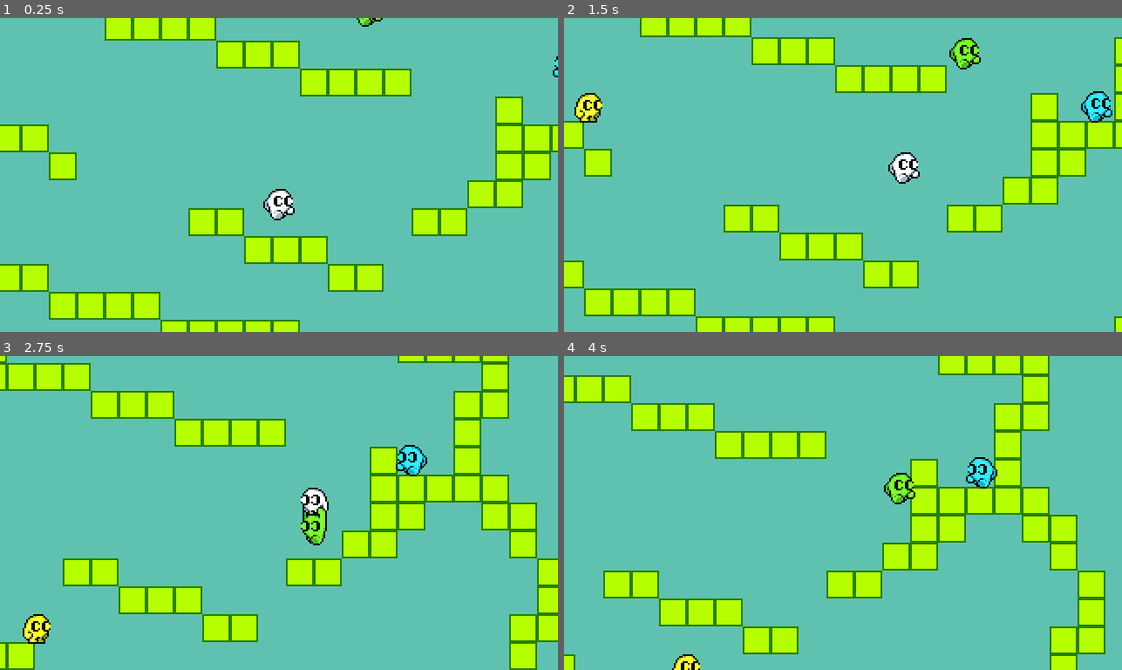
Above: before the commit, frames 1-4 (two rows, left to right).
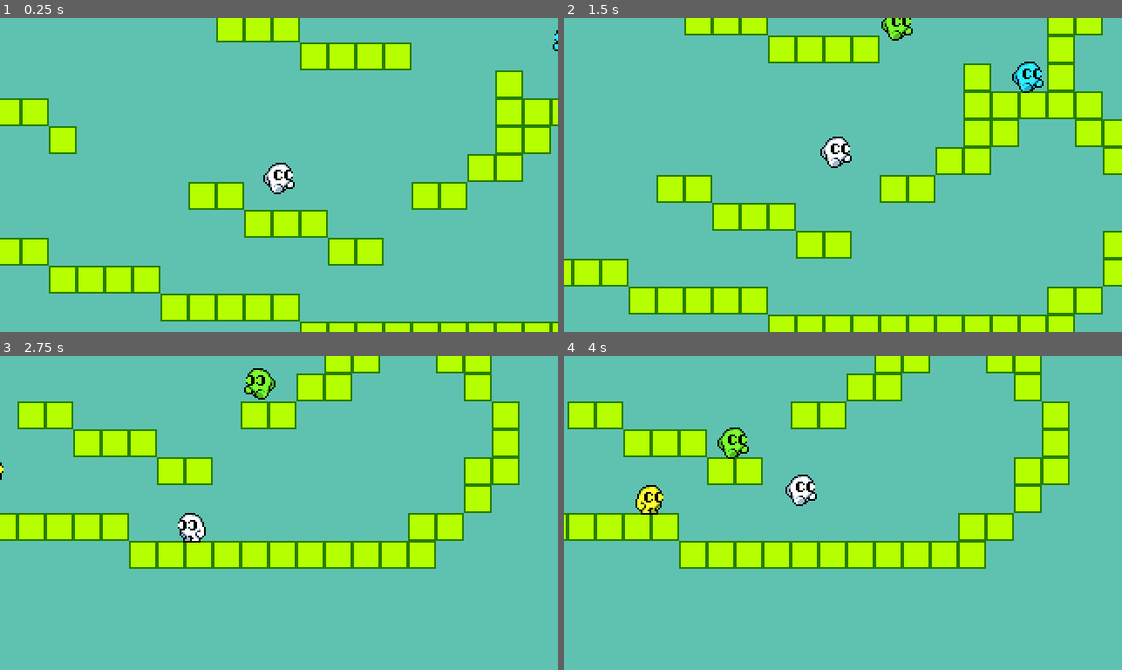
Above: after the commit, the same moments.

Repository: lpjoh/Stacklings
Game: Godot game, scene res://assets/objects/game.tscn
Same seed, same stepped clock (60 frames per second), same inputs: the game is played once before the commit and once after it.
Inputs:
- Up to frame 1 (0.25 s): no input
- Up to frame 2 (1.5 s): tap Enter (show_menu) at 0.5 s; hold D (move_right) from 0.53 s (still down); tap Space (jump) at 0.6, 0.77, 1.07 s; tap Shift (throw) at 1.35 s
- Up to frame 3 (2.75 s): tap Space (jump) at 1.52, 1.55, 1.82, 2.1 s; release D (move_right) at 2.03 s; hold A (move_left) from 2.03 s (still down)
- Up to frame 4 (4 s): release A (move_left) at 2.78 s; hold D (move_right) from 2.78 s (still down); tap Shift (throw) at 2.85 s; tap Space (jump) at 3.02, 3.05, 3.32, 3.6, 3.77 s

The runs differ from the first frame. In frame 1, 30% of the frame differs, in the area x 0-100%, y 0-100%; in frame 2, 30%; in frame 3, 34%; in frame 4, 33%.

Commit message:
Fancy camera

Diff:
--- a/assets/objects/game.tscn
+++ b/assets/objects/game.tscn
@@ -1,8 +1,9 @@
-[gd_scene load_steps=6 format=3 uid="uid://dl85e3gippjw4"]
+[gd_scene load_steps=7 format=3 uid="uid://dl85e3gippjw4"]
 
 [ext_resource type="PackedScene" uid="uid://cedvmajx2qnq2" path="res://assets/objects/player/player.tscn" id="1"]
 [ext_resource type="Texture2D" uid="uid://bklw30j6qlq3g" path="res://assets/textures/test_tile.png" id="2"]
 [ext_resource type="PackedScene" uid="uid://cyyy3um6325sj" path="res://assets/objects/stackling/basic_stackling.tscn" id="3_y06wp"]
+[ext_resource type="Script" path="res://assets/objects/player/Camera2D.gd" id="4_qers4"]
 
 [sub_resource type="TileSetAtlasSource" id="TileSetAtlasSource_14d0w"]
 texture = ExtResource("2")
@@ -90,3 +91,7 @@
 
 [node name="Player" parent="." instance=ExtResource("1")]
 position = Vector2(516, 220)
+
+[node name="Camera2D" type="Camera2D" parent="." node_paths=PackedStringArray("player")]
+script = ExtResource("4_qers4")
+player = NodePath("../Player")
--- /dev/null
+++ b/assets/objects/player/Camera2D.gd
@@ -0,0 +1,45 @@
+extends Camera2D
+
+const drag_x_limit = 24
+const offset_x_limit = 48
+const floor_y_offset = 16
+const fall_limit = 48
+
+@export var player : Node2D
+
+var vertical_tween : Tween
+
+func _ready():
+	global_position = player.global_position
+
+func _physics_process(delta):
+	#print(player.global_position * get_viewport().get_camera_2d().transform)
+
+	var player_x = player.global_position.x
+	var left_edge = player_x - drag_x_limit
+	var right_edge = player_x + drag_x_limit
+
+	var clamped_x = clamp(global_position.x, left_edge, right_edge)
+
+	if global_position.x != clamped_x:
+		offset.x = clamp(
+		offset.x + (clamped_x - global_position.x),
+		-offset_x_limit,
+		offset_x_limit)
+
+	global_position.x = clamped_x
+
+	if player.is_on_floor() and not player.prev_on_floor:
+		if vertical_tween != null:
+			vertical_tween.kill()
+
+		vertical_tween = create_tween()
+		vertical_tween.tween_property(
+			self,
+			"global_position:y",
+			player.global_position.y - floor_y_offset,
+			0.5).set_trans(Tween.TRANS_QUAD).set_ease(Tween.EASE_OUT)
+
+	global_position.y = max(global_position.y, player.position.y - fall_limit)
+
+	Engine.max_fps = 60
--- a/assets/objects/player/player.gd
+++ b/assets/objects/player/player.gd
@@ -3,13 +3,13 @@
 
 const gravity = 300.0
 const jump_speed = 175.0
-const jump_midstop = 0.65
+const jump_midstop = 0.5
 
 const walk_accel = 200.0
 const max_walk_speed = 65.0
 
 const ground_friction_strength = 4.0
-const air_friction_strength = 0.5
+const air_friction_strength = 0.0
 
 const basic_stackling_file = preload("res://assets/objects/stackling/basic_stackling.tscn")
 
@@ -137,6 +137,7 @@
 		velocity.x += walk_sign * walk_accel * delta
 		velocity.x = clamp(velocity.x, -max_walk_speed, max_walk_speed)
 
+	prev_on_floor = is_on_floor()
 	move_and_slide()
 
 	if Input.is_action_just_pressed("throw"):
@@ -149,7 +150,6 @@
 			bottom_stackling.set_holding(false)
 
 	animate_sprites()
-	prev_on_floor = is_on_floor()
 
 	if Input.is_action_just_pressed("show_menu"):
 		get_tree().reload_current_scene()
--- a/assets/objects/player/player.tscn
+++ b/assets/objects/player/player.tscn
@@ -32,13 +32,6 @@
 shape = SubResource("2")
 disabled = true
 
-[node name="Camera2D" type="Camera2D" parent="."]
-position = Vector2(0, -15)
-position_smoothing_enabled = true
-position_smoothing_speed = 15.0
-drag_horizontal_enabled = true
-drag_vertical_enabled = true
-
 [node name="StompArea" type="Area2D" parent="."]
 
 [node name="CollisionShape2D" type="CollisionShape2D" parent="StompArea"]
--- a/project.godot
+++ b/project.godot
@@ -12,7 +12,7 @@
 
 config/name="Stacklings"
 run/main_scene="res://assets/objects/game.tscn"
-config/features=PackedStringArray("4.0")
+config/features=PackedStringArray("4.1")
 config/icon="res://icon.png"
 
 [display]
@@ -21,7 +21,7 @@
 window/size/viewport_height=180
 window/size/window_width_override=960
 window/size/window_height_override=540
-window/stretch/mode="canvas_items"
+window/stretch/mode="viewport"
 
 [gui]
 
@@ -78,5 +78,6 @@
 
 [rendering]
 
+renderer/rendering_method="gl_compatibility"
 environment/defaults/default_clear_color=Color(0.372549, 0.760784, 0.690196, 1)
 environment/default_environment="res://default_env.tres"
Not shown, added: export_presets.cfg
